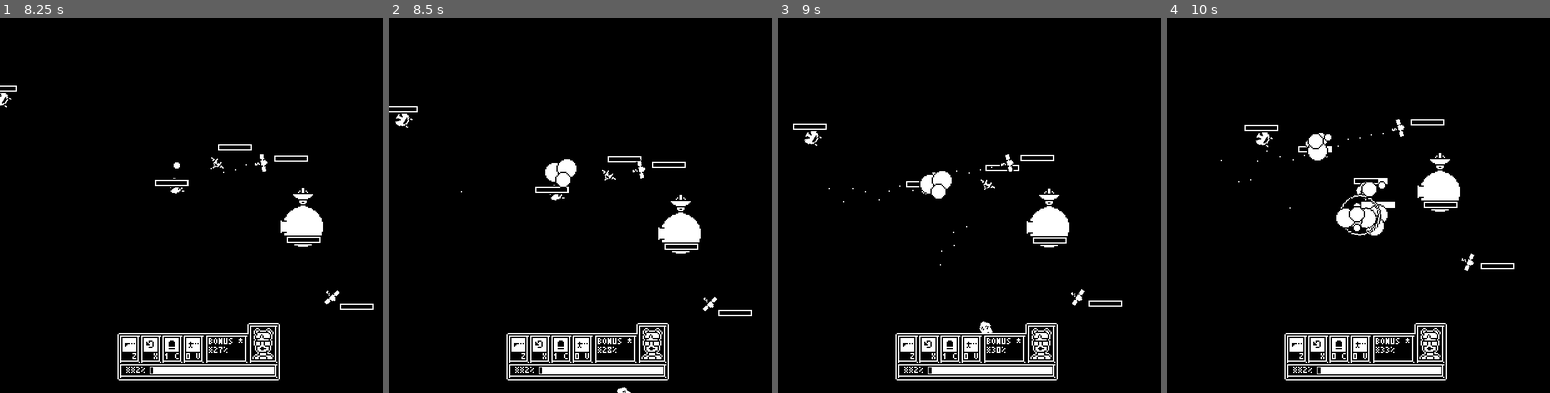
Above: before the commit, frames 1-4 (left to right).
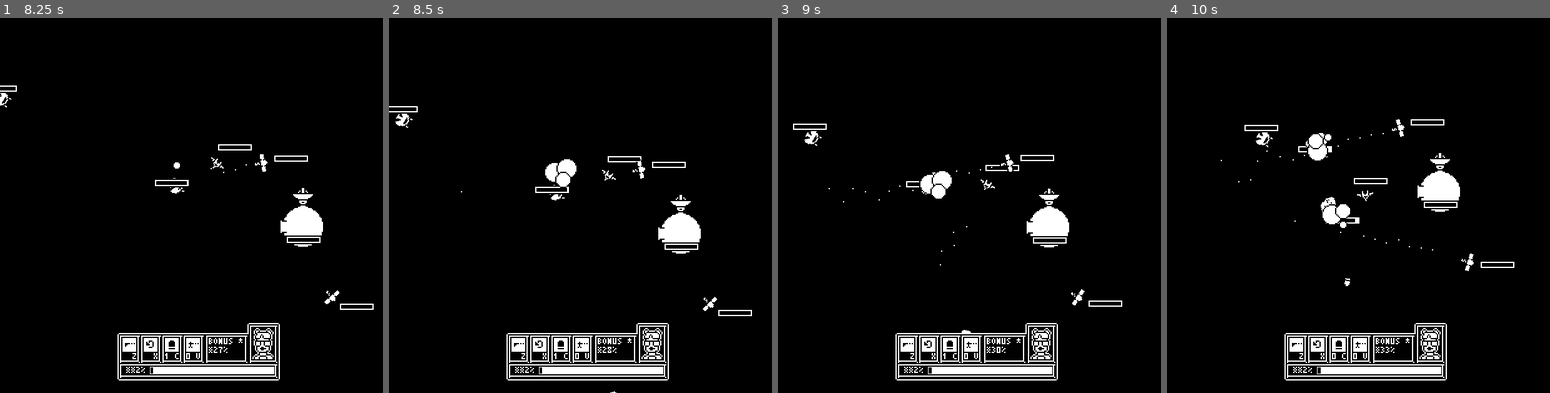
Above: after the commit, the same moments.

Repository: rthurmed/OrbitDefender
Game: Godot game, scene res://src/levels/Main.tscn
The game is run twice, just before and just after one commit, with the same random seed, the same clock (stepped at 60 frames per second) and the same inputs. Sound files missing from this copy of the repository are replaced by a short silence.
Inputs:
- Up to frame 1 (8.25 s): tap C (bomb) at 0.6, 5.1 s; tap V (deploy_turret) at 1.35, 5.85 s; hold Up (higher) 2.03-2.78 s; tap X (invert) at 2.85, 7.35 s; hold Down (lower) 3.53-4.28 s; tap Z (shoot) at 4.35 s; hold Up (higher) 6.53-7.28 s; hold Down (lower) from 8.03 s (still down)
- Up to frame 2 (8.5 s): keep holding Down (lower)
- Up to frame 3 (9 s): release Down (lower) at 8.78 s; tap Z (shoot) at 8.85 s
- Up to frame 4 (10 s): tap C (bomb) at 9.6 s

Frame 1 is identical in both runs. In frame 2, less than 0.1% of the frame differs, in the area x 57-64%, y 98-100%; in frame 3, less than 0.1%; in frame 4, 1.2%, in the area x 31-91%, y 43-72%.

Commit message:
Stages manager tweaks. Difficult tweaks

Diff:
--- a/src/game/logic/BattleStagesManager.gd
+++ b/src/game/logic/BattleStagesManager.gd
@@ -29,22 +29,29 @@
 	{
 		'asteroid': 4,
 		'large_asteroid': 12,
-		'enemy': 4,
+		'enemy': 3,
 		'heavy_enemy': 20
 	},
 	# STAGE #3
 	{
-		'asteroid': 4,
+		'asteroid': 2,
 		'large_asteroid': 12,
 		'enemy': 3,
 		'heavy_enemy': 20
 	},
 	# STAGE #4
 	{
+		'asteroid': 2,
+		'large_asteroid': 8,
+		'enemy': 4,
+		'heavy_enemy': 10
+	},
+	# STAGE #5
+	{
 		'asteroid': 8,
 		'large_asteroid': 12,
 		'enemy': 2,
-		'heavy_enemy': 10
+		'heavy_enemy': 6
 	}
 ]
 var stages_count = len(stages)
@@ -56,8 +63,16 @@
 func _ready():
 	stage_run.wait_time = duration / stages_count
 	if autostart:
-		stage_run.start()
-		advance_stage()
+		start()
+
+
+func start():
+	stage_run.start()
+	advance_stage()
+
+
+func stop():
+	stage_run.stop()
 
 
 func get_percent():
@@ -67,7 +82,7 @@
 func advance_stage():
 	stages_passed += 1
 
-	if stages_passed > stages_count:
+	if stages_passed >= stages_count:
 		emit_signal("ended")
 		return
 
--- a/src/levels/Main.tscn
+++ b/src/levels/Main.tscn
@@ -31,6 +31,7 @@
 [node name="SpawnAsteroids" parent="." instance=ExtResource( 4 )]
 enemy_scene = ExtResource( 11 )
 timer_path = NodePath("Timer")
+diverge_range = 45
 
 [node name="Timer" type="Timer" parent="SpawnAsteroids"]
 wait_time = 8.0
